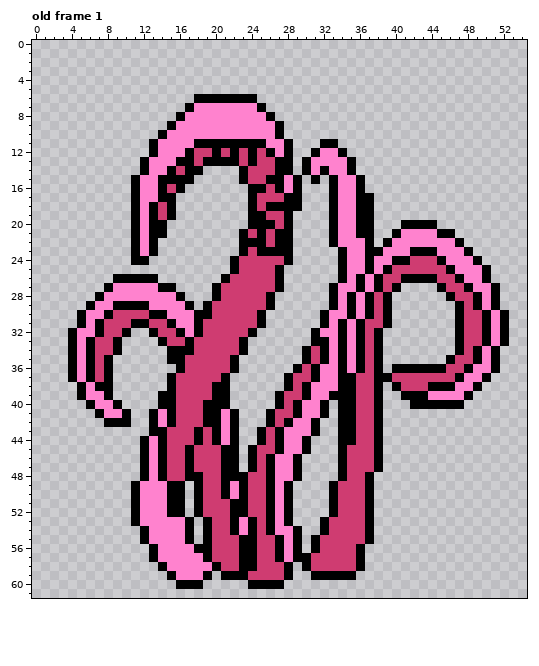
Pixel-art file: Art/battle sprites/tentas.ase. That is the earlier state.
55x62 pixels, 8 frames. Shown: old frame 1. The commit also changed other frames, which this record leaves out.
Once edited:
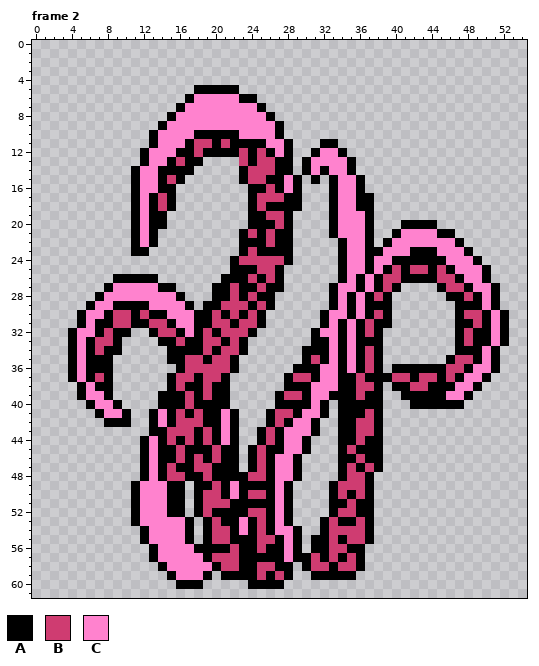
Palette (. is transparent): A #000000  B #cf3c71  C #ff82ce
A new or re-ordered frame is compared with the old frame closest to it.
Diff:
frames re-ordered
Frame 2 against old frame 1:
y 5: x 18..22 ..... -> AAAAA
y 6: x 17..22 .AAAAA -> ACCCCC
y 7: x 16..17 .A -> AC
y 8: x 15..16 .A -> AC
y 9: x 14..15 .A -> AC
y 10: x 13..14 .A -> AC; x 18..22 CCCCC -> AAAAA
y 11: x 17..19 CAA -> ABB; x 21 A -> B
y 12: x 12..13 .A -> AC; x 16 C -> A; x 19 B -> A; x 21 B -> A
y 13: x 15..16 CA -> AB; x 18..22 BAAAA -> A....
y 14: x 11..12 .A -> AC; x 14 C -> A; x 16 B -> A; x 18 A -> .
y 15: x 15 A -> B; x 17 A -> .
y 16: x 15..16 BA -> A.
y 17: x 13..14 CA -> AB
y 19: x 14..15 BA -> A.; x 36 A -> C
y 20: x 36 A -> C
y 21: x 14 A -> .; x 36 A -> C
y 22: x 33..34 AC -> .A
y 23: x 12..13 CA -> A.
y 24: x 11..12 AA -> ..; x 42..44 BBB -> AAA
y 25: x 23..24 BB -> AA; x 41 B -> A; x 44 B -> A
y 26: x 22..23 BB -> AA; x 25 B -> A
y 27: x 21 B -> A; x 23..24 BB -> AA; x 26 B -> A
y 28: x 21 B -> A; x 23 B -> A; x 25 B -> A; x 47 B -> A
y 29: x 20 B -> A; x 24 B -> A; x 38 B -> A; x 48 B -> A
y 30: x 11 B -> A; x 21 B -> A; x 23 B -> A
y 31: x 8 B -> A; x 19 B -> A; x 22 B -> A; x 38 B -> A; x 48 B -> A
y 32: x 9 B -> A; x 20 B -> A; x 49 B -> A
y 33: x 15 B -> A; x 18 B -> A; x 21 B -> A; x 37 B -> A; x 49 B -> A
y 34: x 8 B -> A; x 18 B -> A; x 20 B -> A; x 31 B -> A; x 48 B -> A
y 35: x 7 B -> A; x 19 B -> A
y 36: x 7 B -> A; x 30 B -> A
y 37: x 18 B -> A; x 37 B -> A; x 42 B -> A; x 45 B -> A
y 38: x 17..18 BB -> AA; x 29 B -> A; x 41 B -> A
y 39: x 16 B -> A; x 18 B -> A; x 37 B -> A; x 44..45 CC -> AA
y 40: x 16 B -> A; x 18 B -> A; x 28 B -> A; x 30 C -> A; x 36..37 BB -> AA
y 41: x 17 B -> A; x 36 B -> A
y 44: x 16 B -> A; x 37 B -> A
y 45: x 15 B -> A; x 18..19 BB -> AA; x 26 B -> A; x 36..37 BB -> AA
y 46: x 15 B -> A; x 19 B -> A; x 35 B -> A; x 37 B -> A
y 47: x 16 B -> A; x 20 B -> A; x 36 B -> A
y 48: x 20 B -> A
y 49: x 19 B -> A; x 24..25 BB -> AA
y 50: x 35 B -> A
y 51: x 24..25 BB -> AA; x 34 B -> A; x 36 B -> A
y 52: x 20..21 BB -> AA; x 36 B -> A
y 53: x 21 B -> A; x 34..35 BB -> AA
y 55: x 22 B -> A; x 32 B -> A; x 34 B -> A
y 56: x 20..21 BB -> AA; x 26 B -> A; x 32 B -> A; x 35 B -> A
y 57: x 25..26 BB -> AA; x 32 B -> A; x 34 B -> A
y 58: x 27 B -> A; x 33 B -> A
y 59: x 24 B -> A; x 26 B -> A
